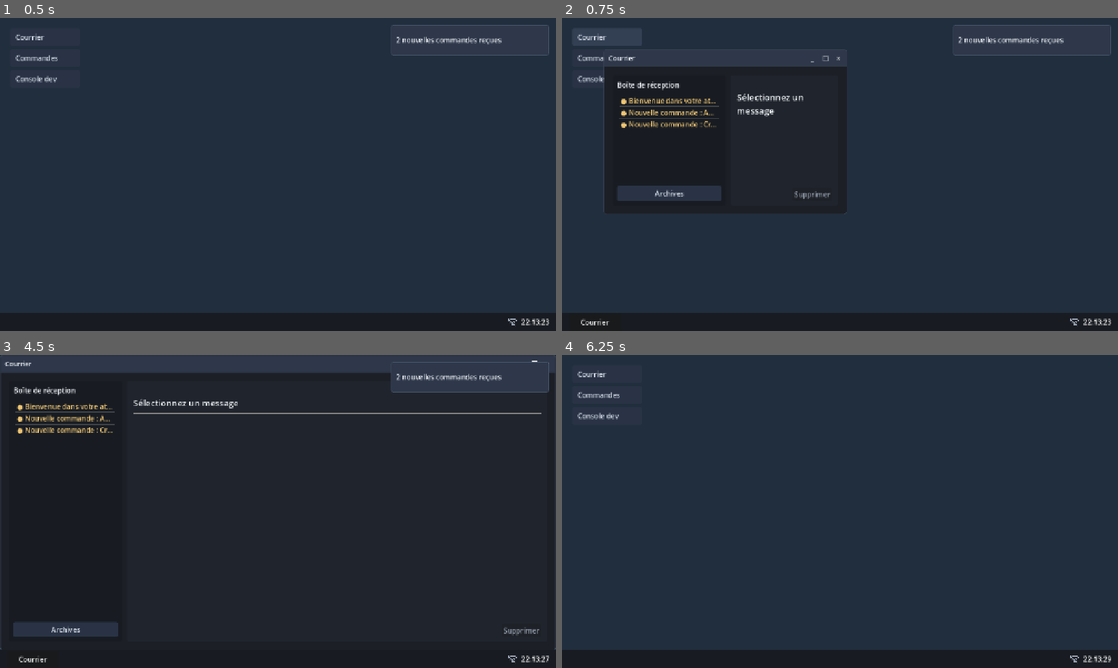
Above: before the commit, frames 1-4 (two rows, left to right).
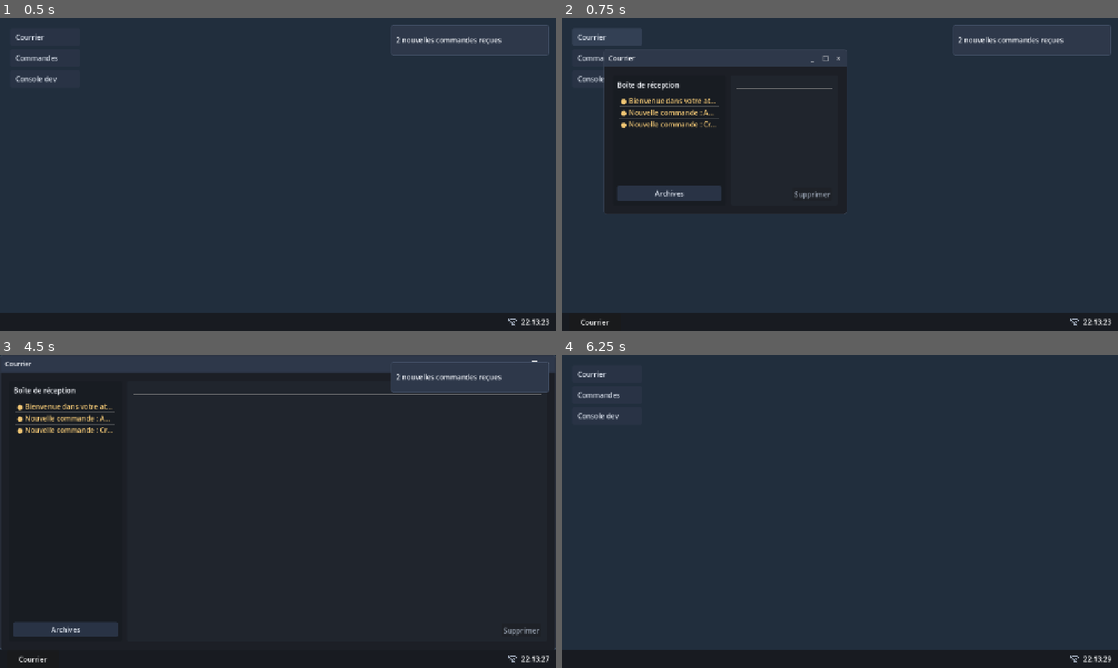
Above: after the commit, the same moments.

Repository: Drawmynd/studraw-desktop
Game: Godot game, scene res://controllers/desktop/desktop_controller.tscn
The game is run twice, just before and just after one commit, with the same random seed, the same clock (stepped at 60 frames per second) and the same inputs.
Inputs:
- Up to frame 1 (0.5 s): no input
- Up to frame 2 (0.75 s): click "Courrier" at 0.5 s
- Up to frame 3 (4.5 s): click "Commandes" at 1.25 s; click "Console dev" at 2 s; click "_" at 2.75 s; click "Courrier" at 3.5 s; click "□" at 4.25 s
- Up to frame 4 (6.25 s): click "❐" at 5 s; click "×" at 5.75 s

Frame 1 is identical in both runs. In frame 2, 0.3% of the frame differs, in the area x 31-49%, y 22-32%; in frame 3, 0.7%, in the area x 24-98%, y 12-19%; in frame 4, nothing differs.

Commit message:
fix: mail horizontal overflow on small windows

Diff:
--- a/controllers/mail/mail_app_controller.tscn
+++ b/controllers/mail/mail_app_controller.tscn
@@ -78,14 +78,16 @@
 unique_name_in_owner = true
 layout_mode = 2
 theme_override_font_sizes/font_size = 13
-autowrap_mode = 3
+autowrap_mode = 1
+text_overrun_behavior = 3
 
 [node name="SubjectLabel" type="Label" parent="Split/ReaderPanel/ReaderMargin/ReaderBox"]
 unique_name_in_owner = true
 layout_mode = 2
 theme_override_font_sizes/font_size = 20
 text = "Sélectionnez un message"
-autowrap_mode = 3
+autowrap_mode = 1
+text_overrun_behavior = 3
 
 [node name="Separator" type="HSeparator" parent="Split/ReaderPanel/ReaderMargin/ReaderBox"]
 layout_mode = 2
@@ -97,7 +99,8 @@
 size_flags_vertical = 3
 scroll_active = true
 selection_enabled = true
-autowrap_mode = 3
+autowrap_mode = 1
+text_overrun_behavior = 3
 
 [node name="Actions" type="HBoxContainer" parent="Split/ReaderPanel/ReaderMargin/ReaderBox"]
 layout_mode = 2
